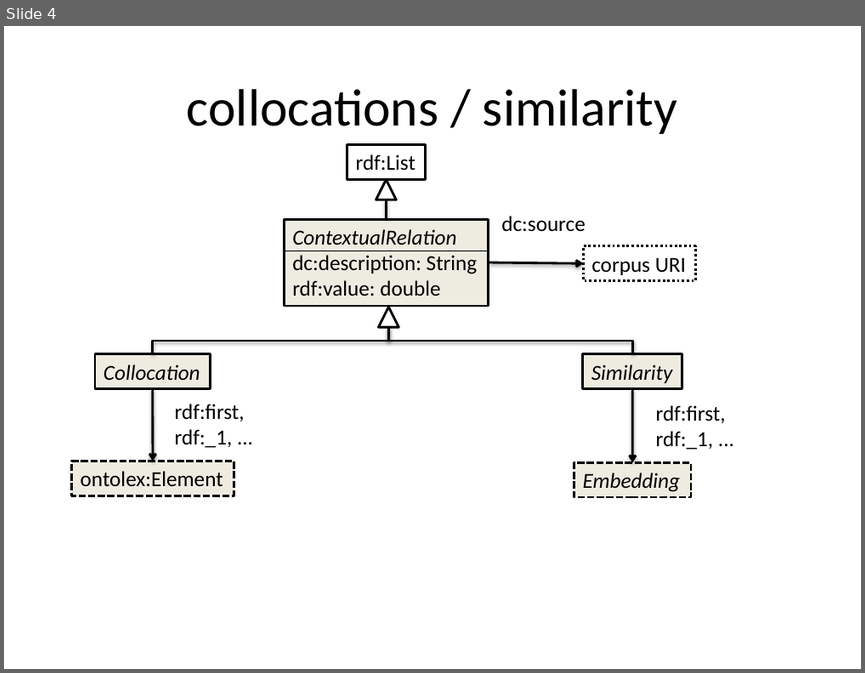
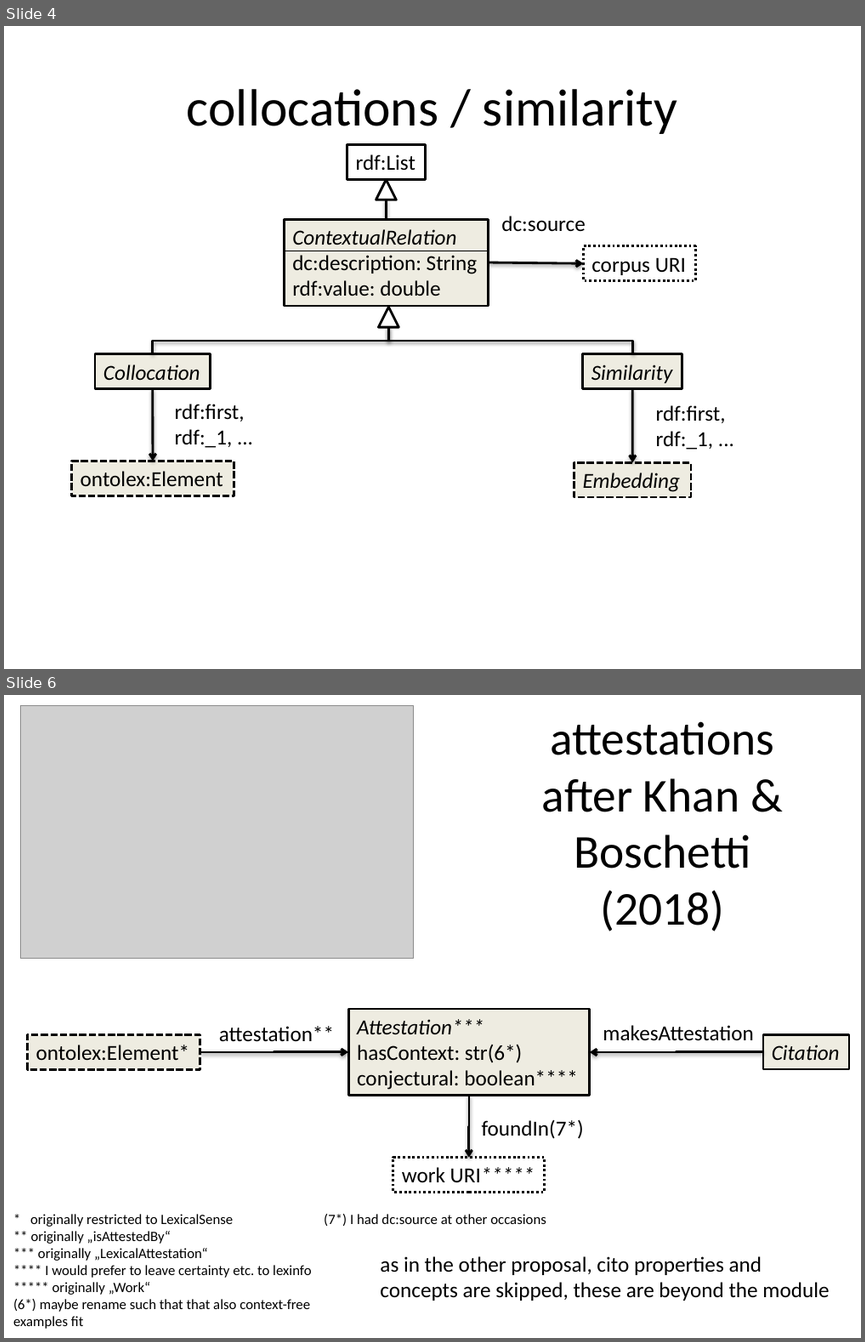
Before and after one commit to ontolex/frequency-attestation-corpus-information, a slide deck: img/source.pptx. Shown one above the other, each under a label of ours: slide 4 before the commit, slides 4 and 6 after it; the slides between them are not shown. The pictures are 865x673 and 865x1342 pixels, drawn with LibreOffice and Linux fonts; fonts in the diff are those of the drawing; grey boxes stand for pictures. Boxes give left, top, right and bottom in pixels: in the first picture for what was removed or moved away, otherwise in the second. Text is boxed around its words. In the diff, an @@ line names an element or a change of style, - is before the commit and + after.

Commit message:
some ideas on attestation

```diff
--- a/img/source.pptx
+++ b/img/source.pptx
@@ slide 6 added at (4, 695, 861, 1338), background #FFFFFF @@
@@ picture added at (21, 706, 414, 958) @@
@@ title added at (542, 721, 774, 931), 39.6 pt, text #000000 @@
+attestations after Khan & Boschetti (2018)
@@ text added at (219, 1026, 334, 1042), 18 pt, text #000000 @@
+attestation**
@@ rectangle added at (348, 1009, 589, 1095), fill #EEECE1, outline #000000 2 pt, 18 pt, text #000000 @@
+Attestation***
+hasContext: str(6*)
+conjectural: boolean****
@@ text added at (602, 1025, 753, 1041), 18 pt, text #000000 @@
+makesAttestation
@@ rectangle added at (28, 1034, 200, 1068), fill #EEECE1, outline #000000 2 pt dashed, 18 pt, text #000000 @@
+ontolex:Element*
@@ elbow arrow added from (763, 1051) to (589, 1052), #000000 2 pt @@
@@ rectangle added at (763, 1034, 849, 1068), fill #EEECE1, outline #000000 2 pt, 18 pt, text #000000, italic @@
+Citation
@@ elbow arrow added from (200, 1052) to (348, 1052), #000000 2 pt @@
@@ elbow arrow added from (469, 1095) to (468, 1157), #000000 2 pt @@
@@ text added at (482, 1119, 584, 1139), 18 pt, text #000000 @@
+foundIn(7*)
@@ rectangle added at (393, 1157, 545, 1191), outline #000000 2 pt dashed, 18 pt, text #000000 @@
+work URI*****
@@ text added at (13, 1213, 311, 1328), 12 pt, text #000000 @@
+* originally restricted to LexicalSense
+** originally „isAttestedBy“
+*** originally „LexicalAttestation“
+**** I would prefer to leave certainty etc. to lexinfo
+***** originally „Work“
+(6*) maybe rename such that that also context-free examples fit
@@ text added at (324, 1213, 546, 1225), 12 pt, text #000000 @@
+(7*) I had dc:source at other occasions
@@ text added at (380, 1256, 828, 1300), 18 pt, text #000000 @@
+as in the other proposal, cito properties and
+concepts are skipped, these are beyond the module
```
Also in this commit, not shown: 1 slide changed, 3 other slides added, 4 other files.
